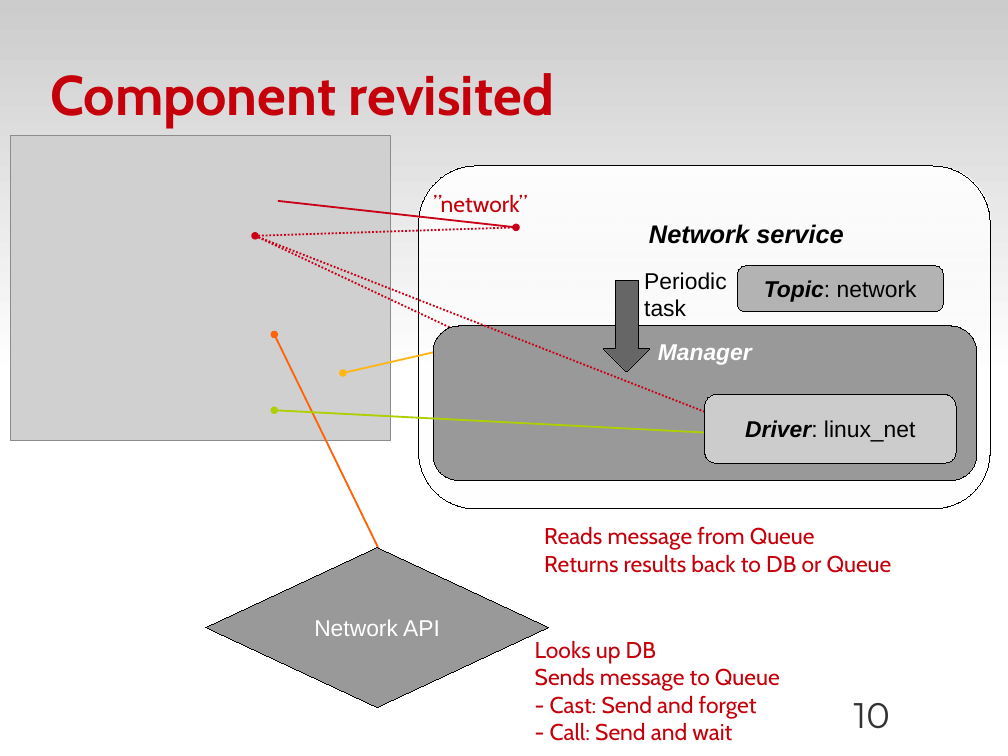
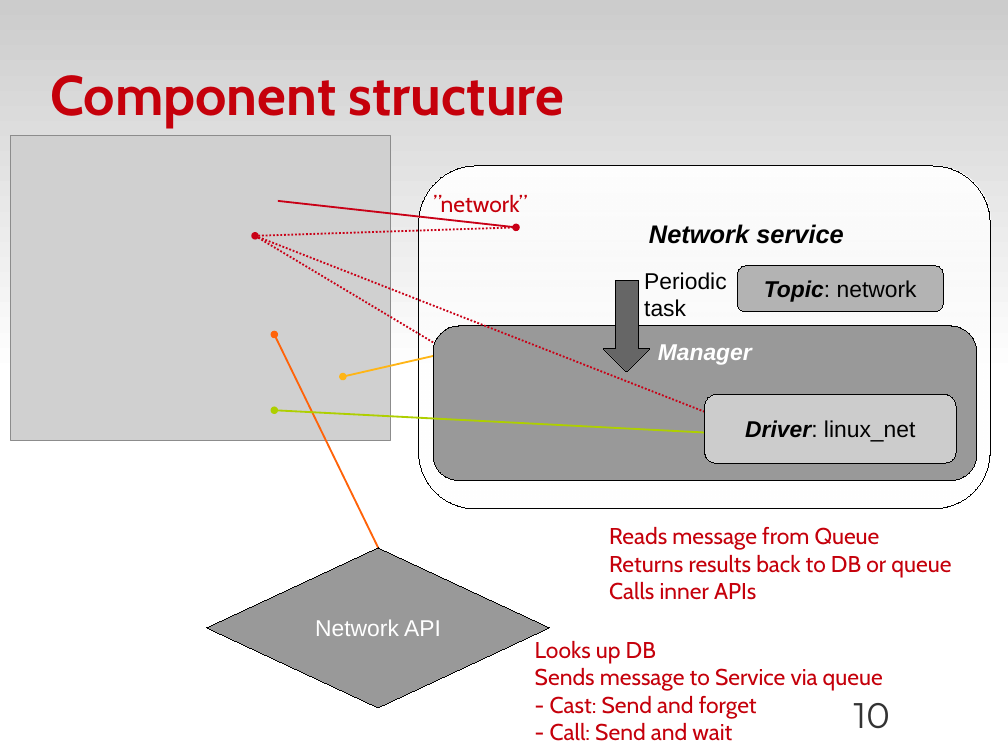
Before and after one commit to zyluo/talk-COSUG-2012, a slide deck: slide 10 of COSUG-2012-LZY.odp. Drawn at 1008x756 pixels with LibreOffice and Linux fonts; fonts in the diff are those of the drawing; grey boxes stand for pictures; background and template pictures are left out. Boxes give left, top, right and bottom in pixels: in the first picture for what was removed or moved away, otherwise in the second. Text is boxed around its words. In the diff, an @@ line names an element or a change of style, - is before the commit and + after.

```diff
--- a/COSUG-2012-LZY.odp
+++ b/COSUG-2012-LZY.odp
@@ title at [50,75,564,128]: text changed @@
-Component revisited
+Component structure
@@ line moved from (255, 236) - (457, 331) to (255, 236) - (549, 412) @@
@@ arrow moved from (343, 373) - (480, 342) to (343, 377) - (480, 346) @@
@@ text "Reads message from Queue": place and size @@
-text "Reads message from Queue" at [544,527,892,573]
+text "Reads message from Queue" at [609,527,951,600]
@@ text at [609,555,951,600]: text changed @@
-Returns results back to DB or Queue
+Returns results back to DB or queue
+Calls inner APIs
@@ text at [535,668,883,691]: text changed @@
-Sends message to Queue
+Sends message to Service via queue
```
Also in this commit, not shown: 9 other slides changed.
